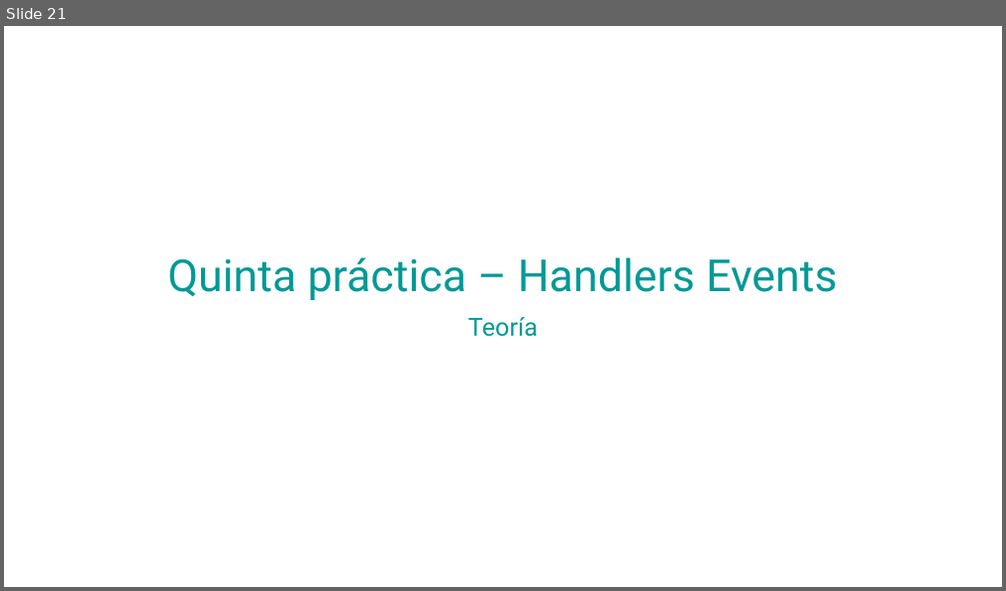
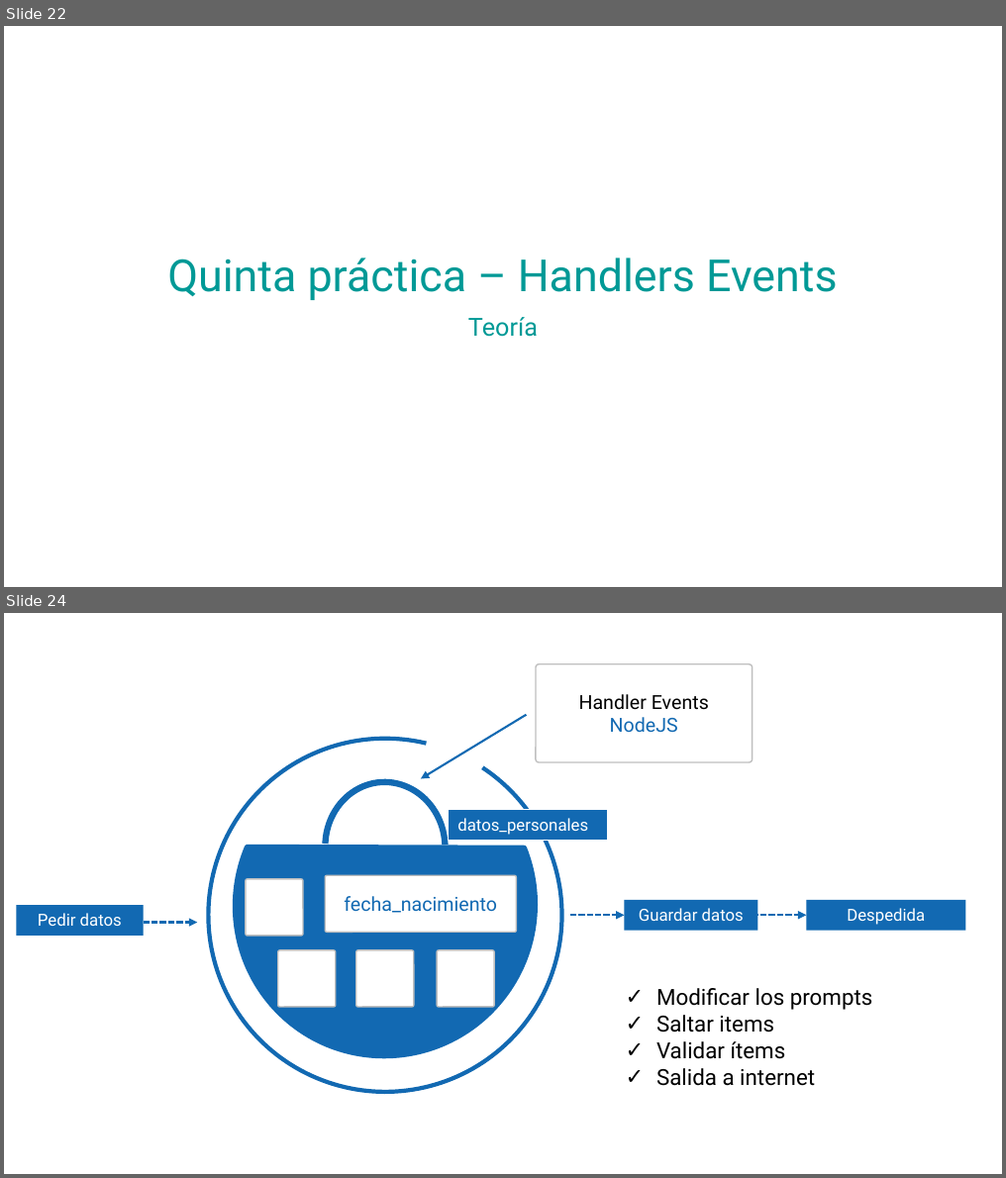
Before and after one commit to bquirino-sps/curso_oda_lapi, a slide deck: curso_ODA.pptx. Shown one above the other, each under a label of ours: slide 21 before the commit, slides 22 and 24 after it; the slides between them are not shown. The pictures are 1006x591 and 1006x1178 pixels, drawn with LibreOffice and Linux fonts; fonts in the diff are those of the drawing; background and template pictures are left out. Boxes give left, top, right and bottom in pixels: in the first picture for what was removed or moved away, otherwise in the second. Text is boxed around its words. In the diff, an @@ line names an element or a change of style, - is before the commit and + after.

```diff
--- a/curso_ODA.pptx
+++ b/curso_ODA.pptx
@@ slide 24 added at (4, 613, 1002, 1174), background picture (left out) @@
@@ rounded rectangle added at (536, 663, 752, 761), fill #FFFFFF, outline #BFBFBF 1 pt, 14 pt, text #000000 @@
+Handler Events
+NodeJS
@@ arc (boxed as its full ellipse) added at (172, 703, 598, 1128), outline #1269B2 3 pt @@
@@ chord (boxed as its full ellipse) added at (189, 708, 581, 1101), fill #1269B2, outline #1269B2 4.5 pt @@
@@ arrow added from (526, 715) to (421, 778), #1269B2 1.5 pt @@
@@ arc (boxed as its full ellipse) added at (322, 779, 449, 916), outline #1269B2 4.5 pt @@
@@ rectangle added at (449, 810, 608, 841), fill #1269B2, outline #FFFFFF 0.75 pt, 12 pt, text #FFFFFF @@
+datos_personales
@@ rounded rectangle added at (246, 879, 303, 937), fill #FFFFFF, outline #BFBFBF 1 pt @@
@@ rounded rectangle added at (326, 875, 517, 933), fill #FFFFFF, outline #BFBFBF 1 pt, 14 pt, text #1269B2 @@
+fecha_nacimiento
@@ rectangle added at (16, 905, 143, 937), fill #1269B2, 12 pt, text #FFFFFF @@
+Pedir datos
@@ rectangle added at (625, 900, 758, 932), fill #1269B2, 12 pt, text #FFFFFF @@
+Guardar datos
@@ rectangle added at (806, 900, 966, 932), fill #1269B2, 12 pt, text #FFFFFF @@
+Despedida
@@ arrow added from (143, 922) to (198, 922), #1269B2 1.5 pt dashed @@
@@ arrow added from (570, 915) to (625, 915), #1269B2 1.5 pt dashed @@
@@ arrow added from (752, 915) to (806, 915), #1269B2 1.5 pt dashed @@
@@ rounded rectangle added at (278, 951, 337, 1007), fill #FFFFFF, outline #BFBFBF 1 pt @@
@@ rounded rectangle added at (356, 951, 414, 1007), fill #FFFFFF, outline #BFBFBF 1 pt @@
@@ rounded rectangle added at (437, 951, 495, 1007), fill #FFFFFF, outline #BFBFBF 1 pt @@
@@ text added at (656, 988, 873, 1086), 16 pt, text #000000 @@
+✓ Modificar los prompts
+✓ Saltar items
+✓ Validar ítems
+✓ Salida a internet
@@ what was slide 21 is now slide 22 @@
```
Also in this commit, not shown: 5 slides changed, 6 other slides added, 6 other files.
